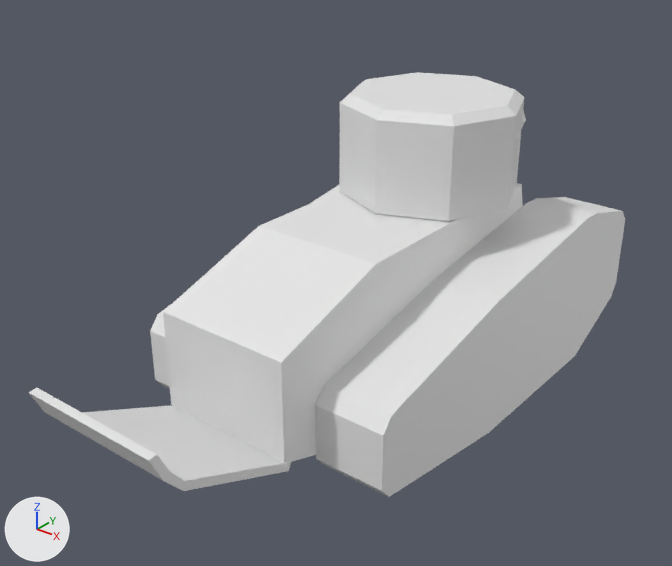
Renders of the FBX model Assets/Content/Models/Tanks/Tonket.fbx from each side of a commit.
Camera for both pictures: a camera (50 mm lens) standing at (0.712, -1.0, 0.764) and looking at (-0.048, -0.051, 0.176). Arrows for +X, +Y and +Z are at lower left; the lights stay in place. Where no turn or scale is listed for an object, it has been applied to the vertices.

In view in the first picture: 'Body', 'Flap', 'Track', 'Track.001', 'Turret'.
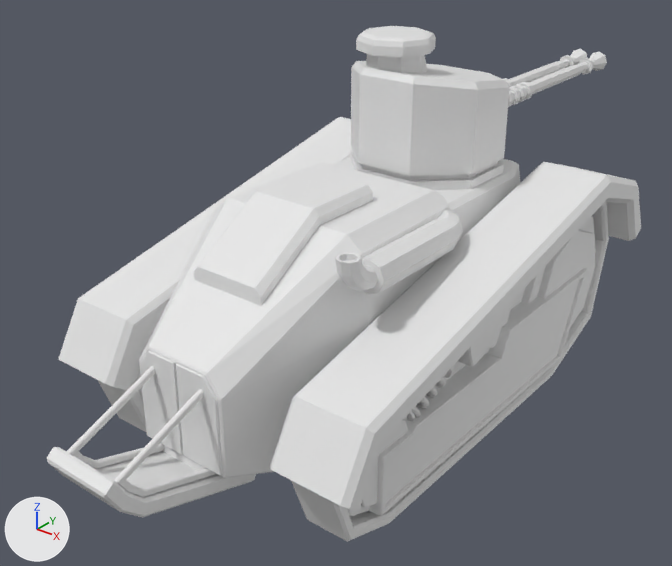
Edits to the bpy script that builds the scene:
```text
Change me_turret_001:
    used by ob_turret; parent = ob_turretpivot; location = (0.0, -0.0137, 0.0882); scale = (0.1, 0.1, 0.1)
    remove me_turret_001.from_pydata(...)  # 37 vertices, 62 faces; spans x -1.34..1.34, y -1.2..1.48, z -0.88..0.56
    add me_turret_001.from_pydata(...)  # 96 vertices, 178 faces; spans x -0.11..0.11, y -0.11..0.11, z 0.01..0.19
    me_turret_001 part 1: the whole mesh is rebuilt
Add me_cube_022:
    me_cube_022.from_pydata(...)  # 416 vertices, 828 faces; spans x -0.019..0.019, y -0.166..0.253, z -0.019..0.019
Add me_cube_018:
    me_cube_018.from_pydata([(-0.035, -0.0446, -0.0215), (-0.035, -0.0215, 0.0446), (-0.035, 0.0215, -0.0446), (-0.035, 0.0446, 0.0215), (0.035, -0.0446, -0.0215), (0.035, -0.0215, 0.0446), (0.035, 0.0215, -0.0446), (0.035, 0.0446, 0.0215)], [], [(1, 2, 0), (3, 6, 2), (7, 4, 6), (5, 0, 4), (6, 0, 2), (3, 5, 7), (1, 3, 2), (3, 7, 6), (7, 5, 4), (5, 1, 0), (6, 4, 0), (3, 1, 5)])
Add me_cube_017:
    me_cube_017.from_pydata(...)  # 362 vertices, 702 faces; spans x -0.132..0.132, y -0.393..0.545, z -0.174..0.155
Add me_cube_020:
    me_cube_020.from_pydata(...)  # 1367 vertices, 2670 faces; spans x 0.131..0.245, y -0.242..0.507, z -0.204..0.127
Add me_cylinder_021:
    me_cylinder_021.from_pydata(...)  # 112 vertices, 220 faces; spans x -0.035..0.023, y -0.13..0.136, z -0.023..0.037
Add me_cube_021:
    me_cube_021.from_pydata(...)  # 1367 vertices, 2670 faces; spans x -0.245..-0.131, y -0.242..0.507, z -0.204..0.127
Add me_cube_023:
    me_cube_023.from_pydata(...)  # 416 vertices, 828 faces; spans x -0.019..0.019, y -0.166..0.253, z -0.019..0.019
Remove ob_track:
    ob_track = bpy.data.objects.new('Track', me_track_003)
    ob_track.location = (0.148, 0.083, 0.116)
Change ob_turret:
    ob_turret.scale: (0.1, 0.1, 0.1) -> (1.0, 1.0, 1.0)
    ob_turret.location: (0.0, -0.0137, 0.0882) -> (0.0, -0.0127, 0.0479)
    ob_turret.rotation_euler: (0.0, 0.0, 0.0) -> (0.0, 0.0, 0.393)  # degrees (0, 0, 0) -> degrees (0, 0, 23)
Remove ob_gub:
    ob_gub = bpy.data.objects.new('Gub', me_gub_001)
    ob_gub.location = (-0.001, 0.169, 0.345)
Remove ob_flap:
    ob_flap = bpy.data.objects.new('Flap', me_flap_001)
    ob_flap.parent = ob_tankparent
    ob_flap.location = (-0.00129, -0.431, 0.13)
    ob_flap.rotation_euler = (0.436, 0.0, -3.142)  # degrees (25, 0, -180)
    ob_flap.scale = (-0.13, -0.0754, -0.00314)
Remove ob_track_001:
    ob_track_001 = bpy.data.objects.new('Track.001', me_track_004)
    ob_track_001.location = (-0.151, 0.083, 0.116)
Remove ob_body:
    ob_body = bpy.data.objects.new('Body', me_body_001)
    ob_body.location = (-0.001, -0.01, 0.163)
Add ob_gun_001:
    ob_gun_001 = bpy.data.objects.new('Gun.001', me_cube_022)
    ob_gun_001.location = (-0.018, 0.377, 0.387)
Add ob_cube_003:
    ob_cube_003 = bpy.data.objects.new('Cube.003', me_cube_018)
    ob_cube_003.location = (-0.001, -0.358, 0.099)
Add ob_tankbody:
    ob_tankbody = bpy.data.objects.new('TankBody', me_cube_017)
    ob_tankbody.location = (-0.001, -0.157, 0.207)
Add ob_tankbody_001:
    ob_tankbody_001 = bpy.data.objects.new('TankBody.001', me_cube_020)
    ob_tankbody_001.location = (-0.001, -0.157, 0.207)
Add ob_exhaust:
    ob_exhaust = bpy.data.objects.new('Exhaust', me_cylinder_021)
    ob_exhaust.location = (0.135, -0.142, 0.303)
Add ob_tankbody_002:
    ob_tankbody_002 = bpy.data.objects.new('TankBody.002', me_cube_021)
    ob_tankbody_002.location = (-0.001, -0.157, 0.207)
Add ob_gun_002:
    ob_gun_002 = bpy.data.objects.new('Gun.002', me_cube_023)
    ob_gun_002.location = (0.018, 0.377, 0.387)
```

Boxes (x1, y1, x2, y2) around the edits, measured in the pictures (672 x 566 px):
'TankBody', added: after (47, 150, 520, 518)
'TankBody.001', added: after (270, 162, 641, 542)
'Track', deleted: before (316, 197, 625, 497)
'Body', deleted: before (163, 183, 523, 463)
'Turret', reshaped, moved, turned, rescaled: before (339, 72, 524, 221); after (351, 26, 510, 176)
'TankBody.002', added: after (58, 117, 353, 432)
'Flap', deleted: before (28, 388, 291, 491)
'Exhaust', added: after (335, 210, 463, 295)
'Gun.002', added: after (508, 51, 607, 107)
'Track.001', deleted: before (150, 185, 339, 388)
'Gun.001', added: after (504, 49, 588, 87)
'Cube.003', added: after (164, 446, 206, 471)
'Gub', deleted: before (522, 111, 526, 127)
